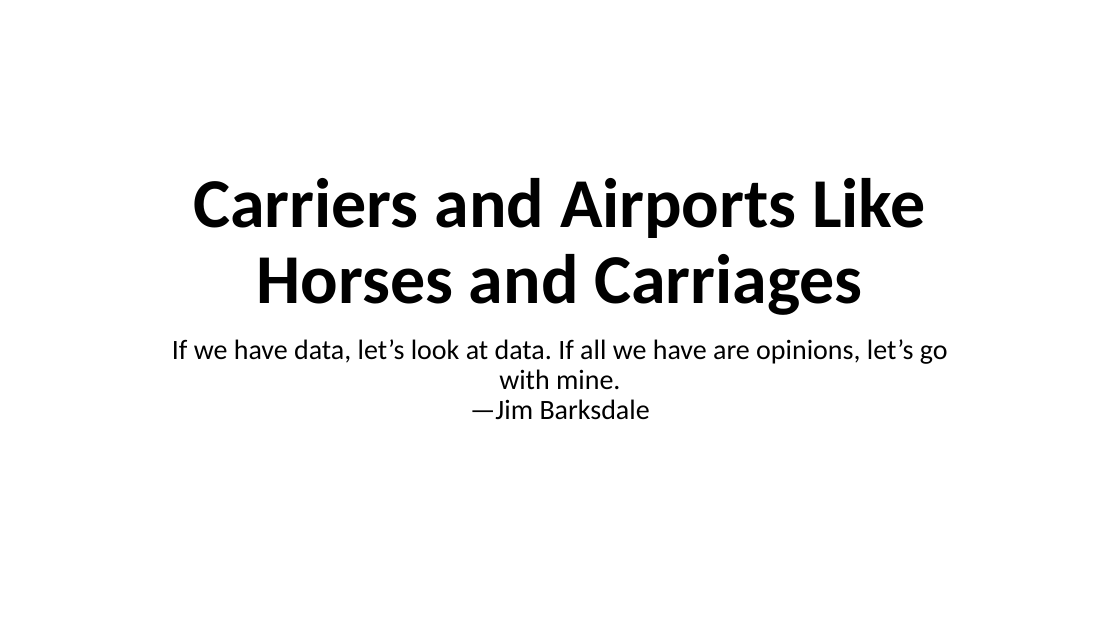
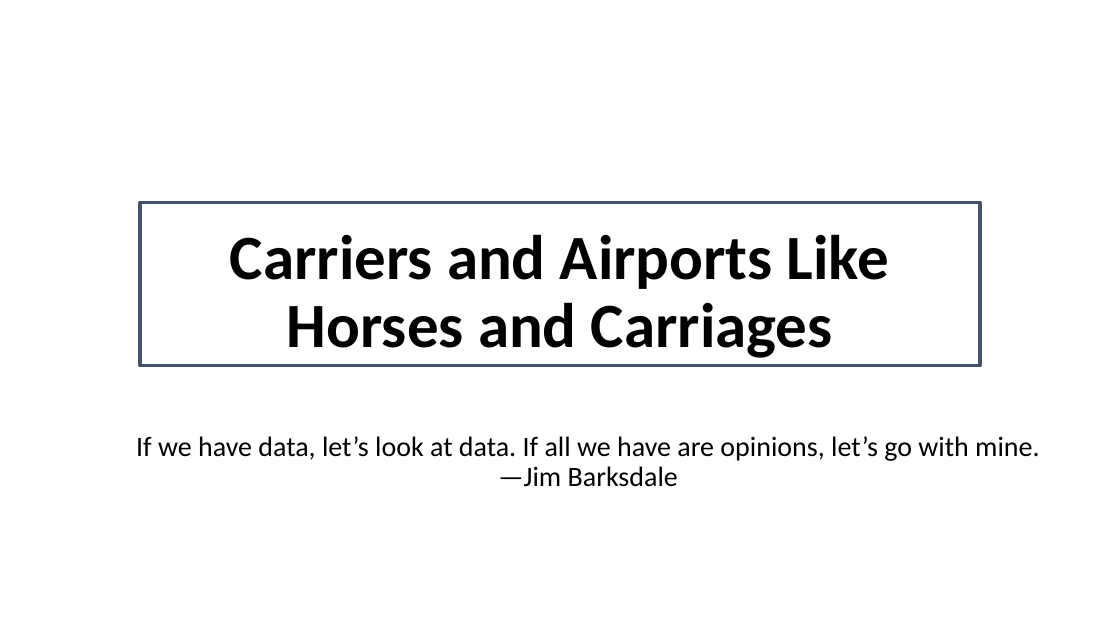
Before and after one commit to Randy0601/GroupProject, a slide deck: slide 1 of Ghassan-P/GroupProject-starbucks.pptx. Drawn at 1120x630 pixels with LibreOffice and Linux fonts; fonts in the diff are those of the drawing. Boxes give left, top, right and bottom in pixels: in the first picture for what was removed or moved away, otherwise in the second. Text is boxed around its words. In the diff, an @@ line names an element or a change of style, - is before the commit and + after.

Commit message:
Formatted presentation

```diff
--- a/Ghassan-P/GroupProject-starbucks.pptx
+++ b/Ghassan-P/GroupProject-starbucks.pptx
@@ title "Carriers and Airports Like Horses ...": place and size @@
-title "Carriers and Airports Like Horses ..." at (193, 178, 926, 315)
+title "Carriers and Airports Like Horses ..." at (140, 202, 981, 365)
@@ title "Carriers and Airports Like Horses ..." at (140, 202, 981, 365): size 60 to 54 pt; outline none to #44546A 3 pt @@
@@ subtitle "If we have data, let’s ..." rewrapped from (172, 339, 948, 420) to (136, 436, 1039, 487) @@
```
Also in this commit, not shown: 23 other slides changed, 1 slide added.
